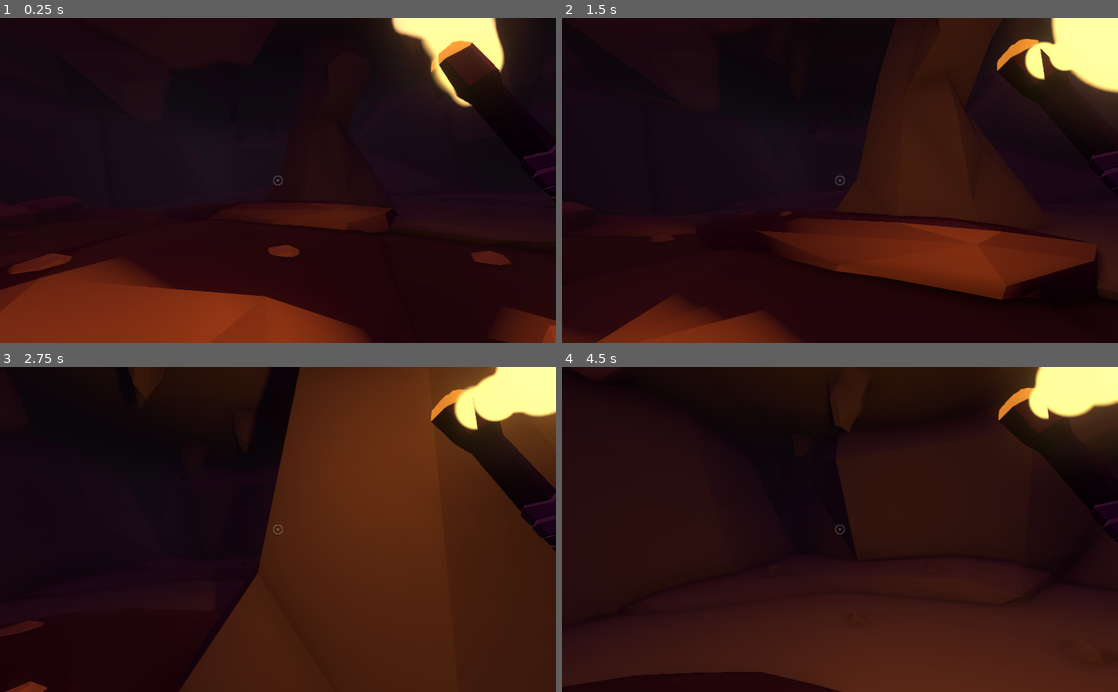
Above: before the commit, frames 1-4 (two rows, left to right).
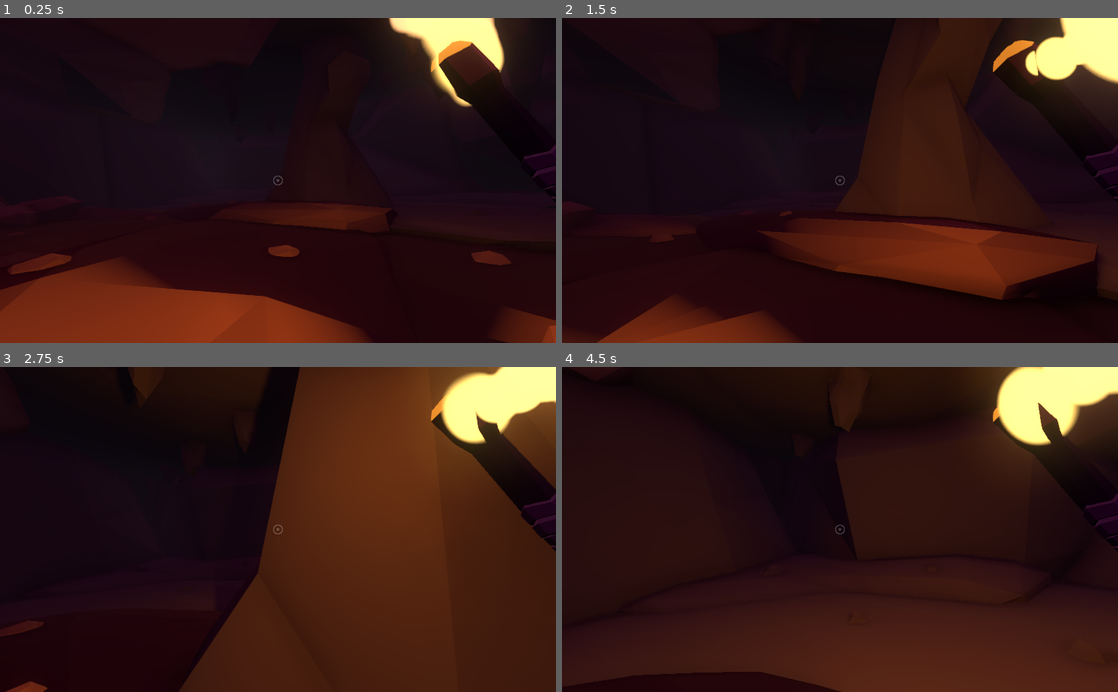
Above: after the commit, the same moments.

Repository: Anemony22/Creative-Jam-2021
Game: Godot game, scene res://scenes/levels/Main.tscn
Same seed, same stepped clock (60 frames per second), same inputs: the game is played once before the commit and once after it.
Inputs (mouse positions are in pixels of both pictures, inside the frame that each line leads up to):
- Up to frame 1 (0.25 s): no input
- Up to frame 2 (1.5 s): tap Enter at 0.5 s; move the mouse to (867, 180) at 0.52 s; hold W (move_forward) from 0.53 s (still down); move the mouse to (812, 180) at 1.27 s
- Up to frame 3 (2.75 s): keep holding W (move_forward); move the mouse to (289, 523) at 2.02 s
- Up to frame 4 (4.5 s): keep holding W (move_forward); move the mouse to (834, 536) at 2.77 s; move the mouse to (878, 532) at 3.52 s; move the mouse to (795, 526) at 4.27 s

The runs differ from the first frame. In frame 1, 0.1% of the frame differs, in the area x 69-90%, y 0-27%; in frame 2, 1.2%; in frame 3, 1.4%; in frame 4, 2.7%, in the area x 75-100%, y 0-57%.

Commit message:
Possible jitter fix

Diff:
--- a/scenes/entities/Player.gd
+++ b/scenes/entities/Player.gd
@@ -31,6 +31,14 @@
 		$CameraPivot.rotation.x = clamp($CameraPivot.rotation.x, -1.2, 1.2)
 
 func _physics_process(delta):
+	velocity.y += gravity * delta
+	var desired_velocity = get_input() * max_speed
+
+	velocity.x = desired_velocity.x
+	velocity.z = desired_velocity.z
+	velocity = move_and_slide(velocity, Vector3.UP, true)
+
+func _process(delta):
 	$TorchPivot.rotation.x = lerp($TorchPivot.rotation.x, $CameraPivot.rotation.x, 0.2)
 
 	var angle_diff = prev_angle - rotation.y
@@ -40,13 +48,6 @@
 	elif angle_diff < -PI:
 		angle_diff += 2*PI
 
-	$TorchPivot.rotation.y = lerp(clamp(angle_diff, -0.35, 0.35), 0, 0.2)
+	$TorchPivot.rotation.y = lerp(clamp(angle_diff, -0.35, 0.35), 0, 0.5)
 
 	prev_angle = rotation.y + $TorchPivot.rotation.y
-
-	velocity.y += gravity * delta
-	var desired_velocity = get_input() * max_speed
-
-	velocity.x = desired_velocity.x
-	velocity.z = desired_velocity.z
-	velocity = move_and_slide(velocity, Vector3.UP, true)
--- a/scenes/entities/Player.tscn
+++ b/scenes/entities/Player.tscn
@@ -1,8 +1,8 @@
 [gd_scene load_steps=5 format=2]
 
 [ext_resource path="res://scenes/entities/Player.gd" type="Script" id=1]
-[ext_resource path="res://scenes/objects/Torch.tscn" type="PackedScene" id=2]
-[ext_resource path="res://resources/images/Cross Hair.png" type="Texture" id=3]
+[ext_resource path="res://scenes/gui/HUD.tscn" type="PackedScene" id=2]
+[ext_resource path="res://scenes/objects/Torch.tscn" type="PackedScene" id=3]
 
 [sub_resource type="CapsuleShape" id=1]
 radius = 1.49692
@@ -25,21 +25,7 @@
 [node name="TorchPivot" type="Spatial" parent="."]
 transform = Transform( 1, 0, 0, 0, 1, 0, 0, 0, 1, 0, 0.485, 0 )
 
-[node name="Torch" parent="TorchPivot" instance=ExtResource( 2 )]
+[node name="Torch" parent="TorchPivot" instance=ExtResource( 3 )]
 transform = Transform( 0.863924, -0.466124, -0.190691, 0.497876, 0.847508, 0.183979, 0.0758548, -0.253884, 0.964255, 1.20379, 0.0626097, -1.02123 )
 
-[node name="HUD" type="CanvasLayer" parent="."]
-
-[node name="Control" type="Control" parent="HUD"]
-anchor_left = 0.5
-anchor_top = 0.5
-anchor_right = 0.5
-anchor_bottom = 0.5
-rect_scale = Vector2( 0.2, 0.2 )
-__meta__ = {
-"_edit_use_anchors_": false
-}
-
-[node name="Sprite" type="Sprite" parent="HUD/Control"]
-modulate = Color( 1, 1, 1, 0.211765 )
-texture = ExtResource( 3 )
+[node name="HUD" parent="." instance=ExtResource( 2 )]
--- /dev/null
+++ b/scenes/gui/HUD.tscn
@@ -0,0 +1,19 @@
+[gd_scene load_steps=2 format=2]
+
+[ext_resource path="res://resources/images/Cross Hair.png" type="Texture" id=1]
+
+[node name="HUD" type="CanvasLayer"]
+
+[node name="Control" type="Control" parent="."]
+anchor_left = 0.5
+anchor_top = 0.5
+anchor_right = 0.5
+anchor_bottom = 0.5
+rect_scale = Vector2( 0.2, 0.2 )
+__meta__ = {
+"_edit_use_anchors_": false
+}
+
+[node name="Sprite" type="Sprite" parent="Control"]
+modulate = Color( 1, 1, 1, 0.211765 )
+texture = ExtResource( 1 )
--- a/scenes/objects/Torch.tscn
+++ b/scenes/objects/Torch.tscn
@@ -107,7 +107,6 @@
 cast_shadow = 0
 amount = 30
 lifetime = 0.5
-randomness = 0.62
 local_coords = false
 draw_order = 1
 process_material = SubResource( 7 )
